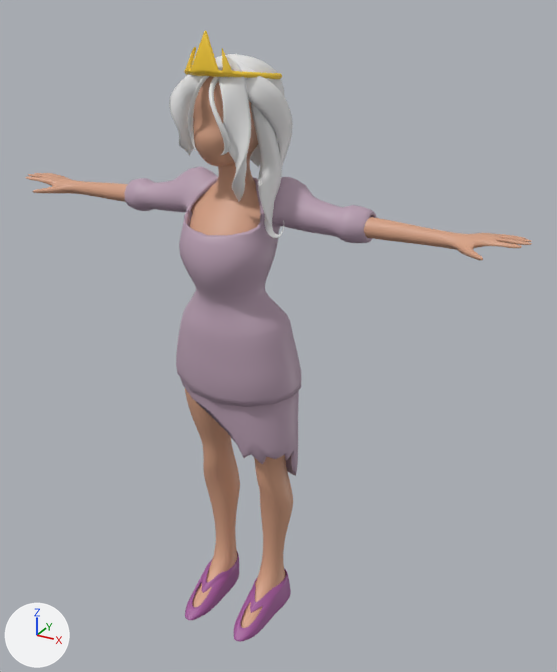
Two versions of the glTF model princess.glb, one commit apart.
Before and after are seen from a 50 mm lens placed at (2.4, -3.77, 4.05), pointed at (0.23, 0.16, 2.08). Arrows for +X, +Y and +Z are at lower left; the lights stay in place. The picture after the commit comes second. Where no turn or scale is listed for an object, it has been applied to the vertices.
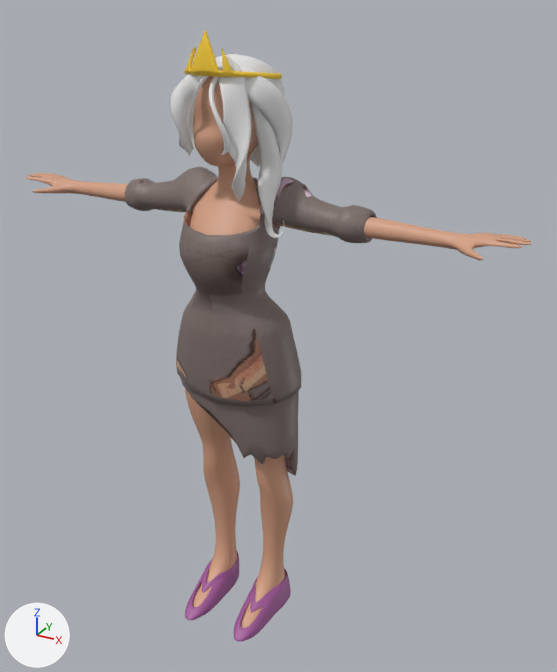
Location of each change, [x1, y1, x2, y2] in pixels of the pictures (557 x 672 px):
'PinkDress', recoloured (darker): [124, 167, 377, 476] in both

The edits, one by one:
Picture '260831_2' (img_260831_2) is new.
Material 'DressTextured' (mat_dresstextured) is new.
Its texture is img_260831_2.
me_cube_005 has 2034 vertices, 4076 faces and spans x -0.83..0.83, y -0.32..0.32, z 1.02..3.11.
me_cube_005 no longer uses material mat_dress (grey #baa0b3).
me_cube_005 gains material mat_dresstextured (picture img_260831_2).
